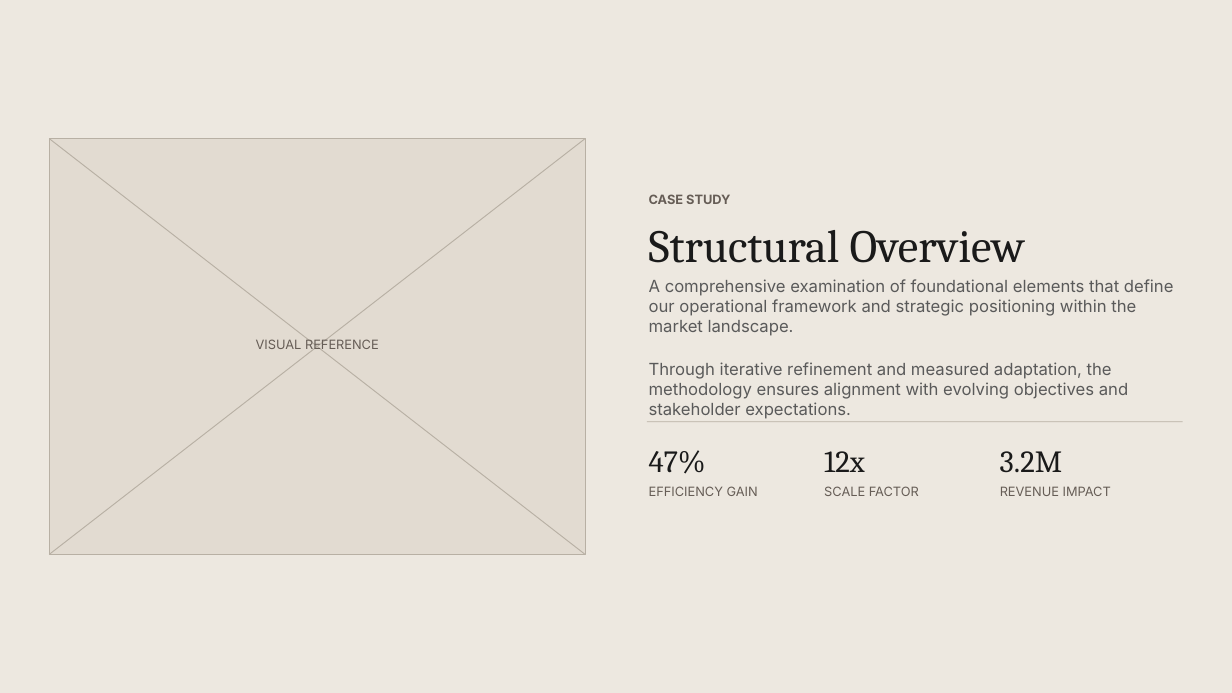
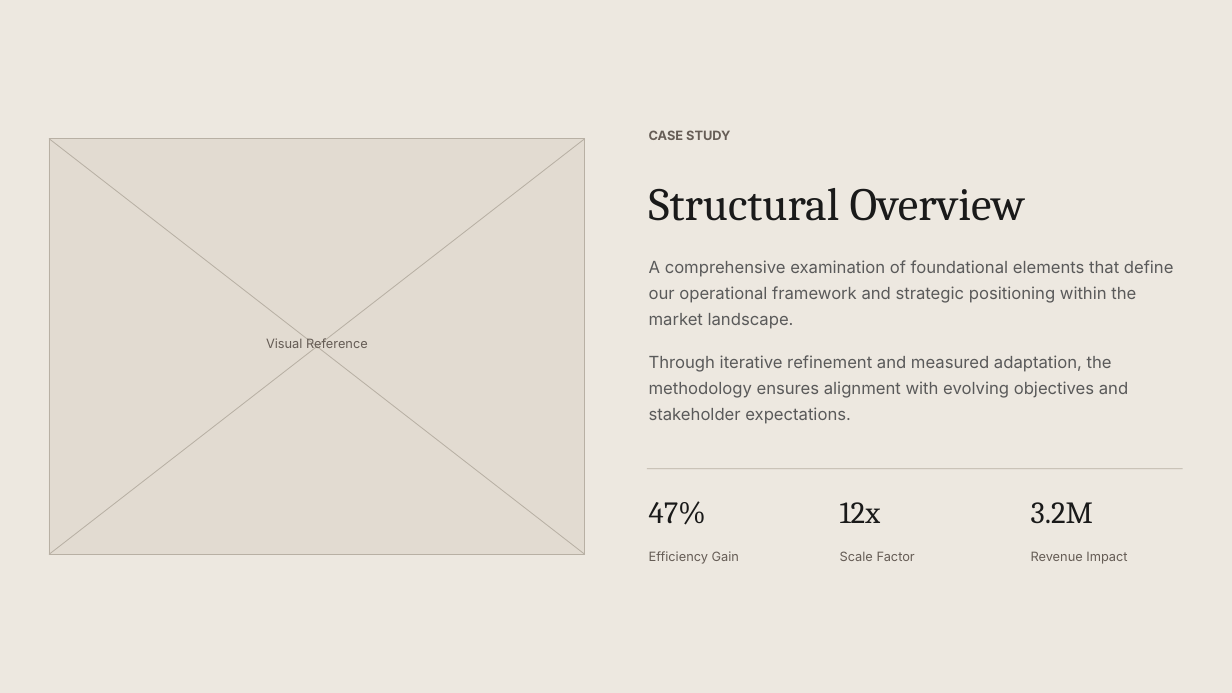
Before and after one commit to hustcer/pptx-nova, a slide deck: slide 5 of pptx-nova/assets/examples/cartesian/deck.pptx. Drawn at 1232x693 pixels with LibreOffice and Linux fonts; fonts in the diff are those of the drawing. Boxes give left, top, right and bottom in pixels: in the first picture for what was removed or moved away, otherwise in the second. Text is boxed around its words. In the diff, an @@ line names an element or a change of style, - is before the commit and + after.

```diff
--- a/pptx-nova/assets/examples/cartesian/deck.pptx
+++ b/pptx-nova/assets/examples/cartesian/deck.pptx
@@ rectangle at <box>49,139,585,555</box>: outline #B8B0A4 0.75 pt to #B8B0A4 0.65 pt @@
@@ line (49, 139) - (585, 555): stroke #B8B0A4 0.75 pt to #B8B0A4 0.65 pt @@
@@ line (49, 555) - (585, 139): stroke #B8B0A4 0.75 pt to #B8B0A4 0.65 pt @@
@@ line spacing 1 to 1.2 in 5 elements at <box>649,501,706,525</box>, <box>840,502,881,523</box>, <box>1031,502,1093,524</box>, <box>649,188,1025,221</box>, <box>649,130,730,140</box> @@
@@ text "CASE STUDY": place and size @@
-text "CASE STUDY" at <box>649,194,730,204</box>
+text "CASE STUDY" at <box>649,130,730,140</box>
@@ text "Structural Overview": place and size @@
-text "Structural Overview" at <box>649,230,1025,263</box>
+text "Structural Overview" at <box>649,188,1025,221</box>
@@ text "A comprehensive examination of foundational ..." at <box>649,260,1174,329</box>: line spacing 1 to 1.3 @@
@@ text "A comprehensive examination of foundational ...": place and size @@
-text "A comprehensive examination of foundational ..." at <box>649,279,1174,336</box>
+text "A comprehensive examination of foundational ..." at <box>649,260,1174,329</box>
@@ text at <box>266,337,368,352</box>: text changed @@
-VISUAL REFERENCE
+Visual Reference
@@ text "Through iterative refinement and measured ...": place and size @@
-text "Through iterative refinement and measured ..." at <box>649,362,1128,419</box>
+text "Through iterative refinement and measured ..." at <box>649,355,1128,424</box>
@@ text "Through iterative refinement and measured ..." at <box>649,355,1128,424</box>: line spacing 1 to 1.3 @@
@@ rectangle: place and size @@
-rectangle at <box>647,421,1183,422</box>
+rectangle at <box>647,469,1183,470</box>
@@ text "47%": place and size @@
-text "47%" at <box>649,450,706,474</box>
+text "47%" at <box>649,501,706,525</box>
@@ text "12x": place and size @@
-text "12x" at <box>824,451,865,472</box>
+text "12x" at <box>840,502,881,523</box>
@@ text "3.2M": place and size @@
-text "3.2M" at <box>1000,451,1062,473</box>
+text "3.2M" at <box>1031,502,1093,524</box>
@@ text at <box>649,551,739,564</box>: text changed @@
-EFFICIENCY GAIN
+Efficiency Gain
@@ text at <box>840,551,915,561</box>: text changed @@
-SCALE FACTOR
+Scale Factor
@@ text at <box>1031,551,1127,564</box>: text changed @@
-REVENUE IMPACT
+Revenue Impact
```
Also in this commit, not shown: 9 other slides changed, 44 other files.
